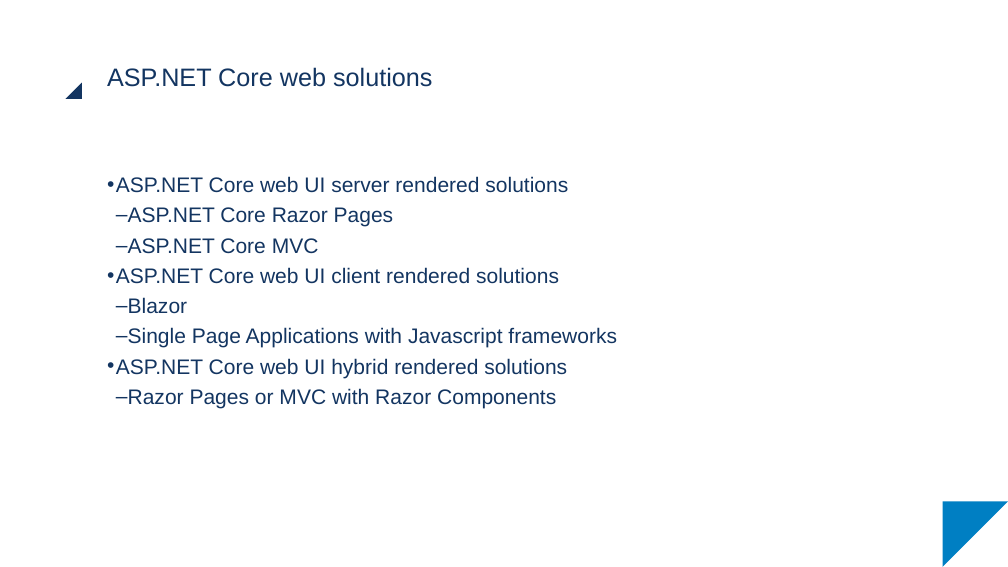
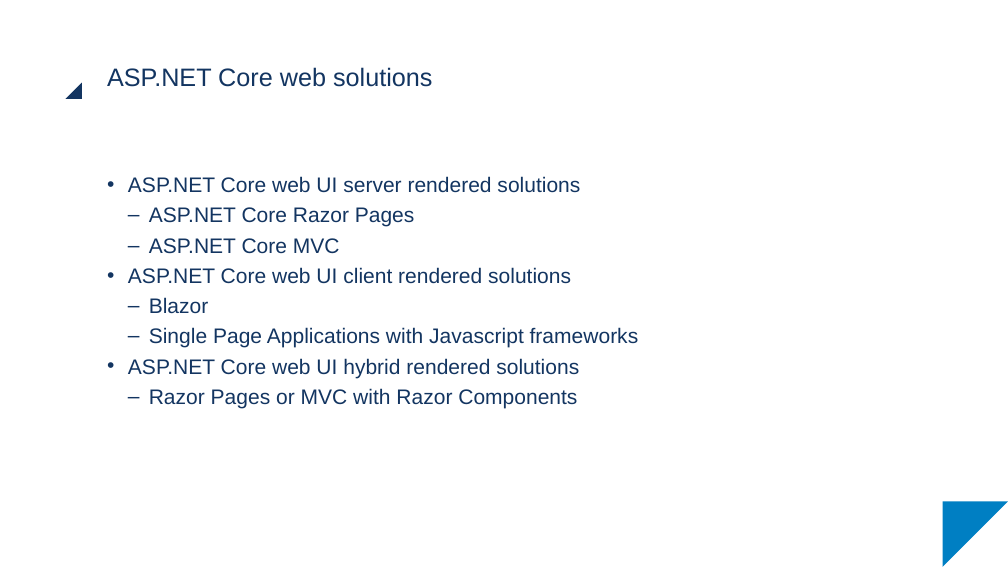
Before and after one commit to scolapicchioni/razorhybrid, a slide deck: slide 14 of Slides/Razor_01.pptx. Drawn at 1008x567 pixels with LibreOffice and Linux fonts; fonts in the diff are those of the drawing. Boxes give left, top, right and bottom in pixels: in the first picture for what was removed or moved away, otherwise in the second. Text is boxed around its words. In the diff, an @@ line names an element or a change of style, - is before the commit and + after.

```diff
--- a/Slides/Razor_01.pptx
+++ b/Slides/Razor_01.pptx
@@ text "ASP.NET Core web UI server ..." at (x1=128, y1=176, x2=639, y2=408): indent changed @@
```
Also in this commit, not shown: 17 other slides changed, 39 other files.
